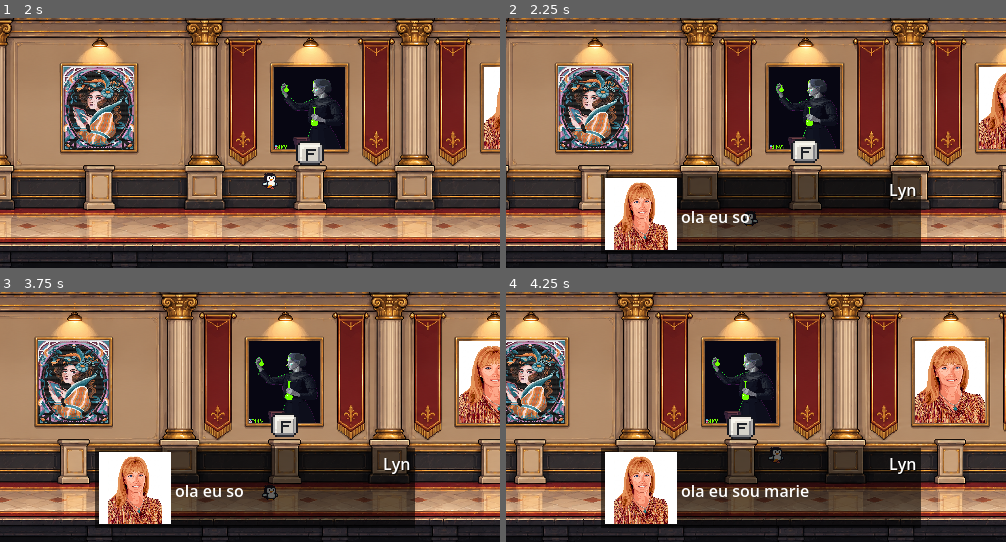
Above: before the commit, frames 1-4 (two rows, left to right).
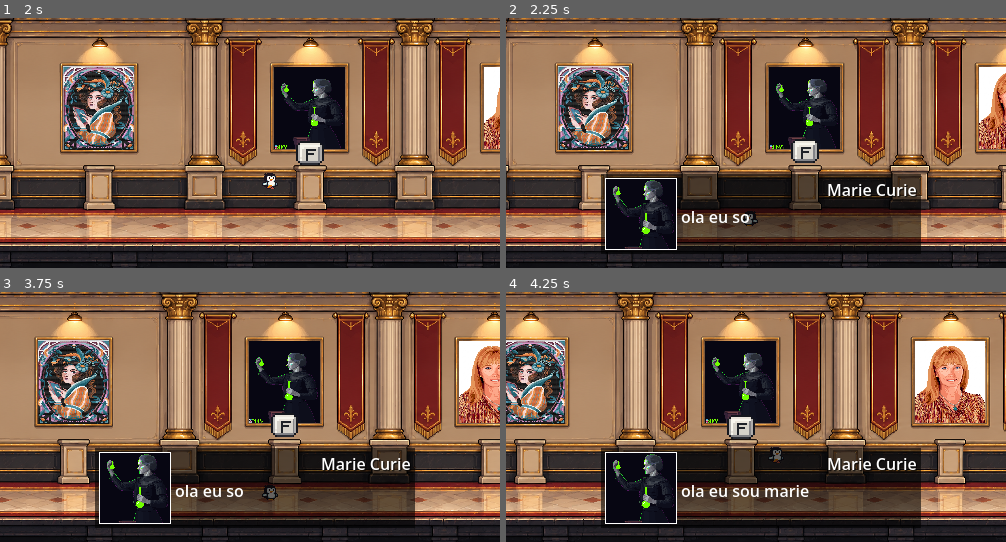
Above: after the commit, the same moments.

Repository: Angelogvr/Hackathon-SEDCITEC
Game: Godot game, scene res://cenas/Jogo.tscn
Two runs of this game, one before a commit and one after it. Both use one fixed random seed, a clock stepped at 60 frames per second and the inputs below.
Inputs:
- Up to frame 1 (2 s): hold F (interact) 0.53-1.28 s; hold D (move_right) from 0.53 s (still down); tap W (move_up) at 0.77, 1.52 s; tap F (interact) at 1.35 s
- Up to frame 2 (2.25 s): release D (move_right) at 2.03 s; hold A (move_left) from 2.03 s (still down); hold F (interact) from 2.03 s (still down)
- Up to frame 3 (3.75 s): release A (move_left) at 2.78 s; release F (interact) at 2.78 s; hold D (move_right) from 2.78 s (still down); tap F (interact) at 2.85 s; tap W (move_up) at 3.02 s; hold F (interact) from 3.53 s (still down)
- Up to frame 4 (4.25 s): keep holding D (move_right); keep holding F (interact); tap W (move_up) at 3.77 s

Frame 1 is identical in both runs. In frame 2, 4.5% of the frame differs, in the area x 20-83%, y 64-93%; in frame 3, 4.5%; in frame 4, 4.5%, in the area x 20-82%, y 64-93%.

Commit message:
Dialogo_Estetica

Diff:
--- a/cenas/Jogo.tscn
+++ b/cenas/Jogo.tscn
@@ -1,10 +1,10 @@
 [gd_scene format=3 uid="uid://bls2nwi65cm7k"]
 
-[ext_resource type="Texture2D" uid="uid://c57dio1l5cft7" path="res://sprites/spr_cenario.png" id="1_ex3y1"]
-[ext_resource type="Texture2D" uid="uid://x31p0a6w5gh4" path="res://sprites/lynn.jpeg" id="2_3cynk"]
+[ext_resource type="Texture2D" uid="uid://c57dio1l5cft7" path="res://Sprites/spr_cenario.png" id="1_ex3y1"]
+[ext_resource type="Texture2D" uid="uid://x31p0a6w5gh4" path="res://Sprites/lynn.jpeg" id="2_3cynk"]
 [ext_resource type="PackedScene" uid="uid://uvmflm2scmx3" path="res://entidades/mulher.tscn" id="2_ex3y1"]
-[ext_resource type="Texture2D" uid="uid://cyixhwua3041a" path="res://sprites/marieu.png" id="3_3cynk"]
-[ext_resource type="Texture2D" uid="uid://dpap03umrqtj2" path="res://sprites/ada.png" id="4_4budo"]
+[ext_resource type="Texture2D" uid="uid://cyixhwua3041a" path="res://Sprites/marieu.png" id="3_3cynk"]
+[ext_resource type="Texture2D" uid="uid://dpap03umrqtj2" path="res://Sprites/ada.png" id="4_4budo"]
 [ext_resource type="PackedScene" uid="uid://c6e8gefihjl6w" path="res://entidades/camera.tscn" id="5_3cynk"]
 [ext_resource type="PackedScene" uid="uid://kpyrhnjd2dmb" path="res://entidades/player.tscn" id="5_thifo"]
 
@@ -45,6 +45,8 @@
 position = Vector2(394.00003, 68)
 scale = Vector2(0.99999994, 0.99999994)
 dialogos = ["ola eu sou marie", ""]
+faceset = ["res://Sprites/marieu.png"]
+titulo = ["Marie Curie"]
 
 [node name="Sprite2D" type="Sprite2D" parent="mulheres/marie" unique_id=963953946]
 show_behind_parent = true
@@ -55,6 +57,8 @@
 [node name="ada" parent="mulheres" unique_id=2200360 instance=ExtResource("2_ex3y1")]
 position = Vector2(184, 68)
 dialogos = ["ola eu sou ada"]
+faceset = ["res://Sprites/ada.png"]
+titulo = ["Ada Lovelace"]
 
 [node name="Sprite2D" type="Sprite2D" parent="mulheres/ada" unique_id=2027843119]
 show_behind_parent = true
@@ -65,6 +69,8 @@
 [node name="lynn" parent="mulheres" unique_id=1678896781 instance=ExtResource("2_ex3y1")]
 position = Vector2(603, 68)
 dialogos = ["ola eu sou lynn"]
+faceset = ["res://Sprites/lynn.jpeg"]
+titulo = ["Lynn Conway"]
 
 [node name="Sprite2D" type="Sprite2D" parent="mulheres/lynn" unique_id=1696969438]
 show_behind_parent = true
--- a/entidades/dialog_scream.tscn
+++ b/entidades/dialog_scream.tscn
@@ -1,7 +1,7 @@
 [gd_scene format=3 uid="uid://cmi8y26rww5ks"]
 
 [ext_resource type="Script" uid="uid://cqtcjwlwwhjpr" path="res://scripts/dialog_scream.gd" id="1_8ufjh"]
-[ext_resource type="Texture2D" uid="uid://x31p0a6w5gh4" path="res://sprites/lynn.jpeg" id="2_bnrj5"]
+[ext_resource type="Texture2D" uid="uid://cyixhwua3041a" path="res://Sprites/marieu.png" id="2_8ufjh"]
 
 [sub_resource type="LabelSettings" id="LabelSettings_wvhbo"]
 shadow_color = Color(0, 0, 0, 0.6)
@@ -54,6 +54,7 @@
 
 [node name="faceset" type="TextureRect" parent="ColorRect/HContainer/Border" unique_id=909207354]
 custom_minimum_size = Vector2(70, 72)
+custom_maximum_size = Vector2(-1, 70)
 layout_mode = 1
 anchors_preset = 8
 anchor_left = 0.5
@@ -66,9 +67,9 @@
 offset_bottom = 36.0
 grow_horizontal = 2
 grow_vertical = 2
-texture = ExtResource("2_bnrj5")
+texture = ExtResource("2_8ufjh")
 expand_mode = 1
-stretch_mode = 5
+stretch_mode = 6
 
 [node name="VContainer" type="VBoxContainer" parent="ColorRect/HContainer" unique_id=1521269216]
 layout_mode = 2
--- a/scripts/mulher.gd
+++ b/scripts/mulher.gd
@@ -1,6 +1,8 @@
 extends Node2D
 class_name Level
 @export var dialogos: Array
+@export var faceset: Array
+@export var titulo: Array
 
 @export_category("Objects")
 @export var _hud: CanvasLayer = null
@@ -8,14 +10,14 @@
 @onready var animacao_botao_f: AnimatedSprite2D = $animacao_botaoF
 @onready var _dialog_data: Dictionary = {
 	0: {
-		"faceset": "res://Sprites/lynn.jpeg",
+		"faceset": faceset[0],
 		"dialog": dialogos[0],
-		"title": "Lyn"
+		"title": titulo[0]
 	},
 	1: {
-		"faceset": "res://Sprites/lynn.jpeg",
+		"faceset": faceset[0],
 		"dialog": "ESSA É MINHA SEGUNDA FALA DA MULHER LYN",
-		"title": "Lyn"
+		"title": titulo[0]
 	},
 }
 
Not shown, changed: Sprites/caixa.png.import
Not shown, changed: Sprites/lynn.jpeg.import
Not shown, changed: sprites/1 - Penguin/Belly_Sliding (16 x 16).png.import
Not shown, changed: sprites/1 - Penguin/Blink (16 x 16).png.import
Not shown, changed: sprites/1 - Penguin/Ducking (16 x 16).png.import
Not shown, changed: sprites/1 - Penguin/Falling (16 x 16).png.import
Not shown, changed: sprites/1 - Penguin/Hurt (16 x 16).png.import
Not shown, changed: sprites/1 - Penguin/Idle (16 x 16).png.import
Not shown, changed: sprites/1 - Penguin/Jump (16 x 16).png.import
Not shown, changed: sprites/1 - Penguin/Looking_Off (16 x 16).png.import
Not shown, changed: sprites/1 - Penguin/Looking_Up (16 x 16).png.import
Not shown, changed: sprites/1 - Penguin/Lying_On_Ground (16 x 16).png.import
(and 10 more such lines)
